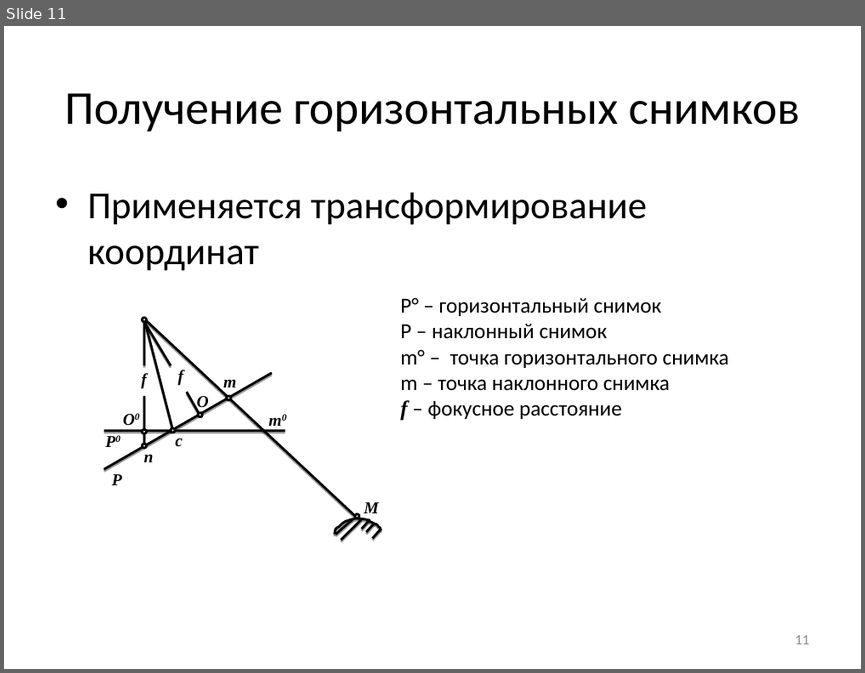
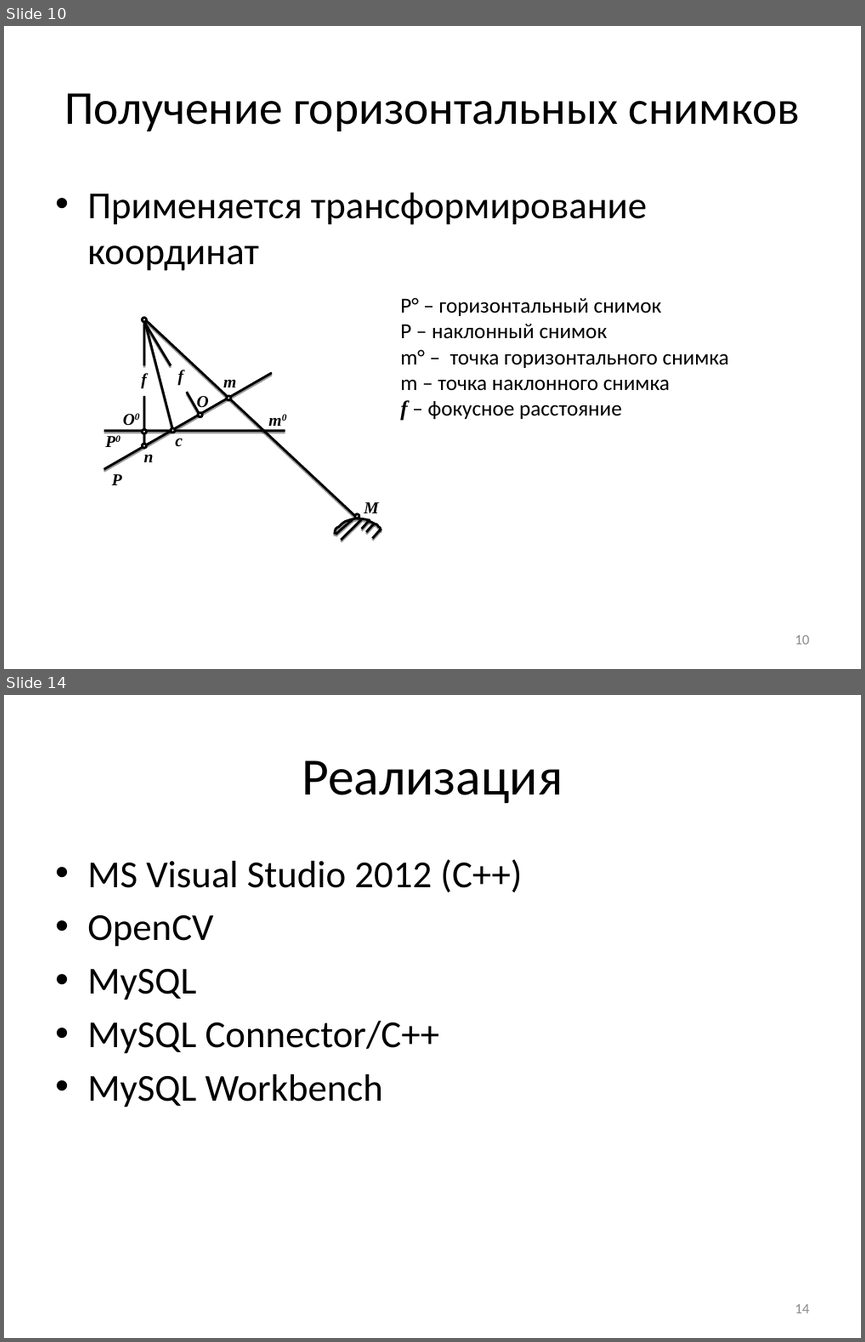
Before and after one commit to NecroArt/Diploma, a slide deck: docs/parts/conference.pptx. Shown one above the other, each under a label of ours: slide 11 before the commit, slides 10 and 14 after it; the slides between them are not shown. The pictures are 865x673 and 865x1342 pixels, drawn with LibreOffice and Linux fonts; fonts in the diff are those of the drawing. Boxes give left, top, right and bottom in pixels: in the first picture for what was removed or moved away, otherwise in the second. Text is boxed around its words. In the diff, an @@ line names an element or a change of style, - is before the commit and + after.

```diff
--- a/docs/parts/conference.pptx
+++ b/docs/parts/conference.pptx
@@ slide 14 added at bbox=[4, 695, 861, 1338], background #FFFFFF @@
@@ title added at bbox=[302, 760, 562, 803], 44 pt, text #000000 @@
+Реализация
@@ text added at bbox=[87, 859, 522, 1107], 32 pt, text #000000 @@
+• MS Visual Studio 2012 (C++)
+• OpenCV
+• MySQL
+• MySQL Connector/C++
+• MySQL Workbench
@@ page number added at bbox=[794, 1304, 809, 1313], 12 pt, text #8C8C8C @@
+14
@@ what was slide 11 is now slide 10 @@
@@ page number at bbox=[794, 635, 809, 644]: text changed @@
-11
+10
```
Also in this commit, not shown: 8 slides changed, 1 other slide added, 6 slides removed, 9 other files.
